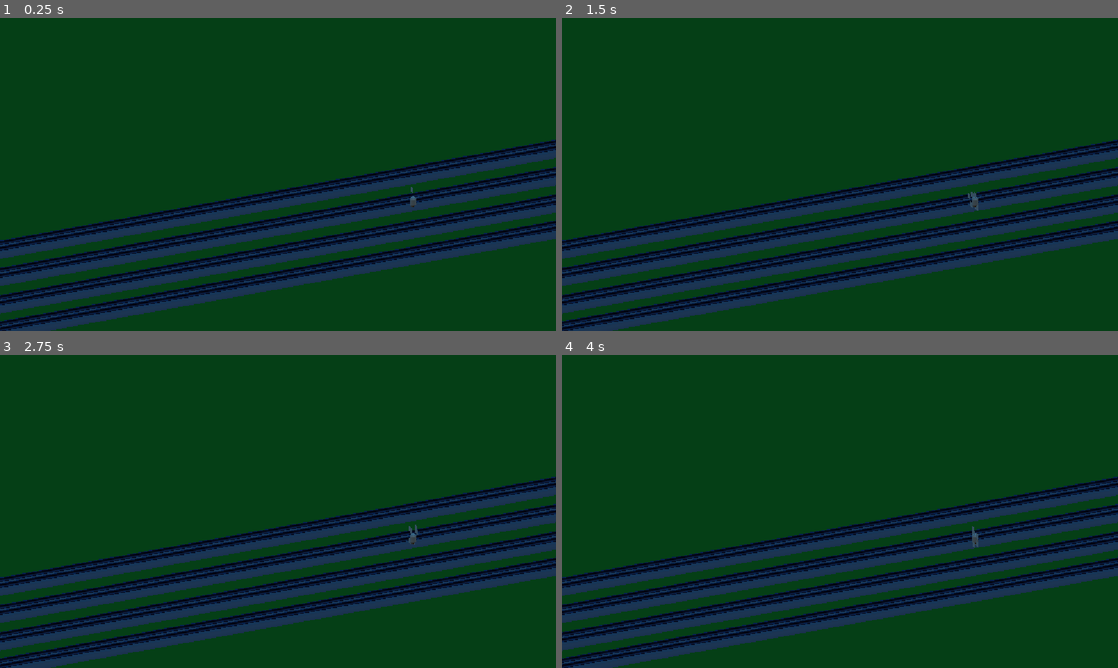
Above: before the commit, frames 1-4 (two rows, left to right).
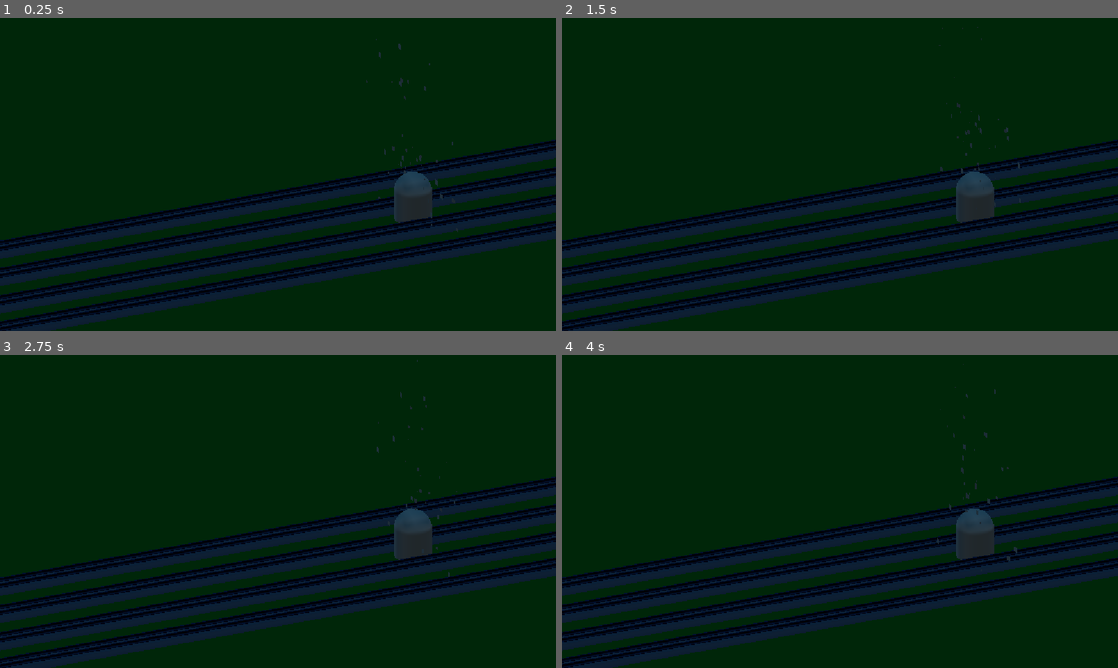
Above: after the commit, the same moments.

Repository: gracedes/mbta-auto-battler
Game: Godot game, scene res://node_2d.tscn
The game is run twice, just before and just after one commit, with the same random seed, the same clock (stepped at 60 frames per second) and the same inputs.
Inputs:
- Up to frame 1 (0.25 s): no input
- Up to frame 2 (1.5 s): tap Enter at 1.25 s
- Up to frame 3 (2.75 s): no input
- Up to frame 4 (4 s): no input

The runs differ from the first frame. In frame 1, 91% of the frame differs, in the area x 0-100%, y 0-100%; in frame 2, 91%; in frame 3, 91%; in frame 4, 91%.
Error in both runs: Invalid access to property or key 'data' on a base object of type 'Nil'. (res://node_2d.gd:54)

Commit message:
Particle Stuff

Diff:
--- a/node_2d.tscn
+++ b/node_2d.tscn
@@ -23,13 +23,12 @@
 [sub_resource type="Environment" id="Environment_0e48y"]
 background_mode = 2
 background_color = Color(0.20614836, 0.5218468, 0.4711792, 1)
-background_energy_multiplier = 1.25
 sky = SubResource("Sky_epypp")
-sky_custom_fov = 75.4
+sky_custom_fov = 85.7
 reflected_light_source = 1
 adjustment_enabled = true
-adjustment_brightness = 1.13
-adjustment_contrast = 1.075
+adjustment_brightness = 1.04
+adjustment_contrast = 1.035
 
 [sub_resource type="PlaneMesh" id="PlaneMesh_4r7k6"]
 
@@ -40,17 +39,28 @@
 
 [sub_resource type="CapsuleMesh" id="CapsuleMesh_ir8iy"]
 
+[sub_resource type="Curve" id="Curve_hqns4"]
+_data = [Vector2(0, 1), 0.0, -0.030384306, 0, 0, Vector2(1, 0.14661658), 0.0, 0.0, 0, 0]
+point_count = 2
+
+[sub_resource type="CurveTexture" id="CurveTexture_ir8iy"]
+curve = SubResource("Curve_hqns4")
+
 [sub_resource type="ParticleProcessMaterial" id="ParticleProcessMaterial_ir8iy"]
-lifetime_randomness = 0.13
+lifetime_randomness = 0.12
 particle_flag_rotate_y = true
-emission_shape = 6
-emission_ring_axis = Vector3(0, 0, 1)
-emission_ring_height = 1.0
-emission_ring_radius = 2.0
-emission_ring_inner_radius = 0.0
-emission_ring_cone_angle = 90.0
-inherit_velocity_ratio = 0.369
+emission_shape = 1
+emission_sphere_radius = 1.0
+angle_min = -1.9999893
+angle_max = 2.0000107
+inherit_velocity_ratio = 0.53
+spread = 84.79
+angular_velocity_min = -1.6093254e-05
+angular_velocity_max = 39.999985
 gravity = Vector3(0, 2, 0)
+linear_accel_min = 1.5599977
+linear_accel_max = 26.559998
+scale_curve = SubResource("CurveTexture_ir8iy")
 
 [sub_resource type="QuadMesh" id="QuadMesh_hqns4"]
 
@@ -147,7 +157,7 @@
 debug_color = Color(0.8377409, 0.8371174, 0.8315217, 0.41960785)
 
 [node name="Enemy" type="StaticBody3D" parent="." unique_id=1374640004]
-transform = Transform3D(1, 0, 0, 0, 1, 0, 0, 0, 1, 5.3601847, 0, -67.69084)
+transform = Transform3D(6.81, 0, 0, 0, 6.81, 0, 0, 0, 6.81, 5.3601847, -19.652422, -67.69084)
 
 [node name="MeshInstance3D" type="MeshInstance3D" parent="Enemy" unique_id=1308014217]
 transform = Transform3D(1, 0, 0, 0, 1, 0, 0, 0, 1, 0, 3.1752539, 0)
@@ -156,8 +166,14 @@
 [node name="CollisionShape3D" type="CollisionShape3D" parent="Enemy" unique_id=211693415]
 
 [node name="GPUParticles3D" type="GPUParticles3D" parent="Enemy" unique_id=620033541]
-transform = Transform3D(1, 0, 0, 0, 1, 0, 0, 0, 1, 0, 3.5215197, 0)
+transform = Transform3D(2.7571, 0, 0, 0, 5.171268, 0, 0, 0, 1, 0, 3.5215197, 0)
+amount = 90
+amount_ratio = 0.9292
 sub_emitter = NodePath(".")
+lifetime = 1.12
+preprocess = 1.39
+speed_scale = 0.68
+randomness = 0.19
 process_material = SubResource("ParticleProcessMaterial_ir8iy")
 draw_pass_1 = SubResource("QuadMesh_hqns4")
 
--- a/project.godot
+++ b/project.godot
@@ -26,5 +26,5 @@
 
 [rendering]
 
-renderer/rendering_method="mobile"
+renderer/rendering_method="gl_compatibility"
 textures/vram_compression/import_etc2_astc=true
